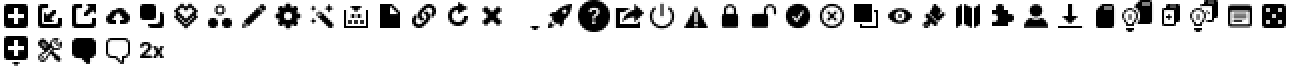
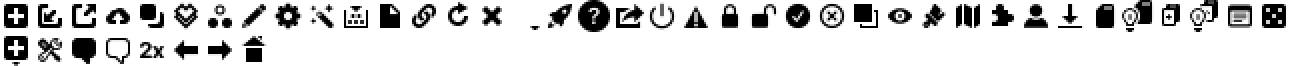
Layered file, before and after one edit (1290x66). Changes by layer:
painted on "Toolbar Icons" (5th of 43, in "IconToolbarCopy") over <box>1168,14,1172,20</box>
added group "IconToolbarHome" with 1 layers above "IconToolbarForward" over <box>240,34,268,62</box>
added layer "Toolbar Icons" (17th of 43, in "IconToolbarHome") in group "IconToolbarHome" over <box>240,34,268,62</box>
added group "IconToolbarForward" with 1 layers above "IconToolbarBack" over <box>208,40,232,60</box>
added layer "Toolbar Icons" (18th of 43, in "IconToolbarForward") in group "IconToolbarForward" over <box>208,40,232,60</box>
added group "IconToolbarBack" with 1 layers above "IconToolbarRates" over <box>174,40,198,60</box>
added layer "Toolbar Icons" (19th of 43, in "IconToolbarBack") in group "IconToolbarBack" over <box>174,40,198,60</box>
painted on "Toolbar Icons" (25th of 43, in "IconToolbarShare") over <box>614,8,642,28</box>
